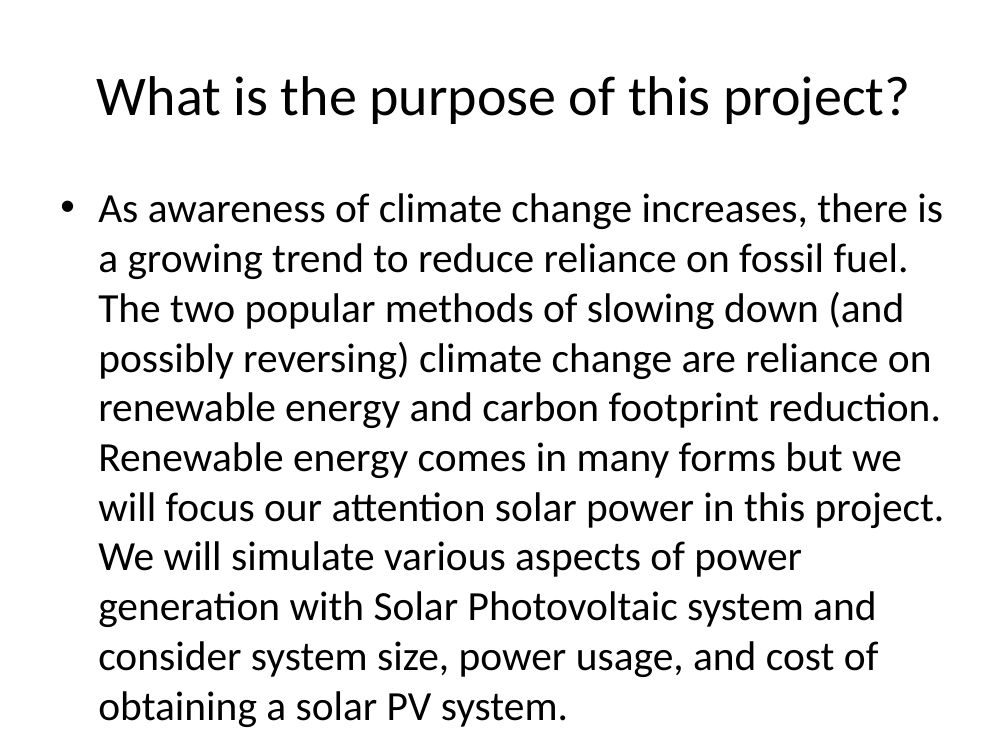
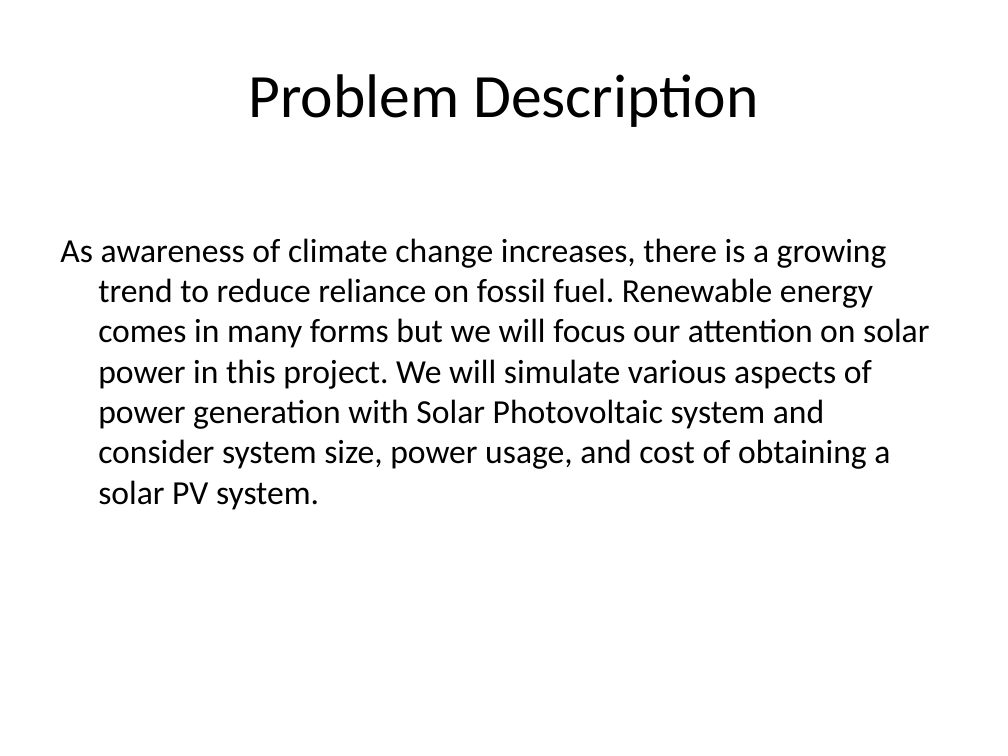
Before and after one commit to Nguyver/DATA621, a slide deck: slide 3 of DATA604_Final/Solar Photovoltaic System Simulation.pptx (slide 2 before the commit). Drawn at 1008x756 pixels with LibreOffice and Linux fonts; fonts in the diff are those of the drawing; background and template pictures are left out. Boxes give left, top, right and bottom in pixels: in the first picture for what was removed or moved away, otherwise in the second. Text is boxed around its words. In the diff, an @@ line names an element or a change of style, - is before the commit and + after.

Commit message:
Code and ppt updates

```diff
--- a/DATA604_Final/Solar Photovoltaic System Simulation.pptx
+++ b/DATA604_Final/Solar Photovoltaic System Simulation.pptx
@@ title at (248,74,758,127): text changed; size 40 to 44 pt @@
-What is the purpose of this project?
+Problem Description
@@ text at (60,238,929,510): text changed; size 29.6 to 24 pt @@
-• As awareness of climate change increases, there is a growing trend to reduce reliance on fossil fuel. The two popular methods of slowing down (and possibly reversing) climate change are reliance on renewable energy and carbon footprint reduction. Renewable energy comes in many forms but we will focus our attention solar power in this project. We will simulate various aspects of power generation with Solar Photovoltaic system and consider system size, power usage, and cost of obtaining a solar PV system.
+As awareness of climate change increases, there is a growing trend to reduce reliance on fossil fuel. Renewable energy comes in many forms but we will focus our attention on solar power in this project. We will simulate various aspects of power generation with Solar Photovoltaic system and consider system size, power usage, and cost of obtaining a solar PV system.
```
Also in this commit, not shown: 2 other slides changed, 5 slides added, 2 slides removed, 1 other file.
